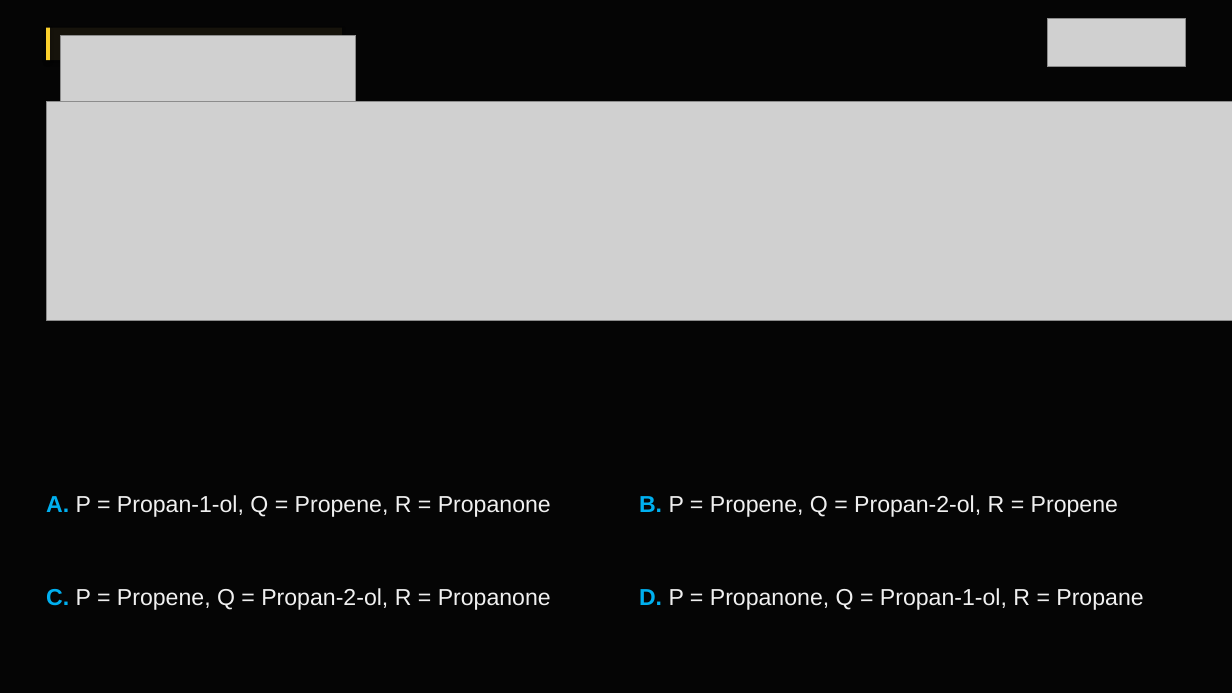
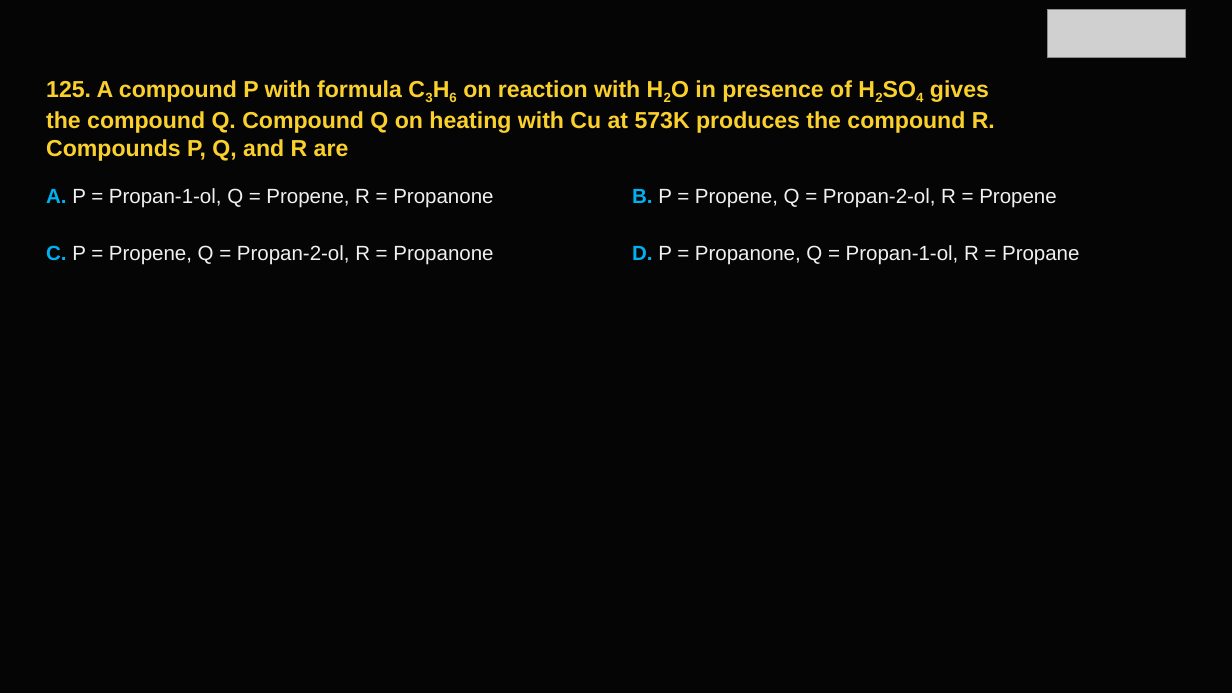
Before and after one commit to lekhan-03/PDFtoSLIDES, a slide deck: slide 127 of data/outputs/chemistry_v4.pptx (slide 132 before the commit). Drawn at 1232x693 pixels with LibreOffice and Linux fonts; fonts in the diff are those of the drawing; grey boxes stand for pictures. Boxes give left, top, right and bottom in pixels: in the first picture for what was removed or moved away, otherwise in the second. Text is boxed around its words. In the diff, an @@ line names an element or a change of style, - is before the commit and + after.

```diff
--- a/data/outputs/chemistry_v4.pptx
+++ b/data/outputs/chemistry_v4.pptx
@@ rectangle removed at [46, 28, 342, 60] @@
@@ rectangle removed at [46, 28, 50, 60] @@
@@ picture: place and size @@
-picture at [1047, 18, 1186, 67]
+picture at [1047, 9, 1186, 57]
@@ picture removed at [60, 35, 356, 110] @@
@@ text added at [46, 80, 995, 161], 18 pt, text #FAD02C, bold @@
+125. A compound P with formula C3H6 on reaction with H2O in presence of H2SO4 gives
+the compound Q. Compound Q on heating with Cu at 573K produces the compound R.
+Compounds P, Q, and R are
@@ picture removed at [46, 102, 1232, 321] @@
@@ text "A. P = Propan-1-ol, Q ...": place and size @@
-text "A. P = Propan-1-ol, Q ..." at [46, 495, 551, 517]
+text "A. P = Propan-1-ol, Q ..." at [46, 188, 493, 208]
@@ text "B. P = Propene, Q ...": place and size @@
-text "B. P = Propene, Q ..." at [639, 495, 1118, 517]
+text "B. P = Propene, Q ..." at [632, 188, 1056, 208]
@@ text "C. P = Propene, Q ...": place and size @@
-text "C. P = Propene, Q ..." at [46, 588, 551, 610]
+text "C. P = Propene, Q ..." at [46, 245, 493, 265]
@@ size 18 to 16 pt in 4 elements at [46, 188, 493, 208], [632, 188, 1056, 208], [46, 245, 493, 265], [632, 245, 1079, 265] @@
@@ text "D. P = Propanone, Q ...": place and size @@
-text "D. P = Propanone, Q ..." at [639, 588, 1143, 610]
+text "D. P = Propanone, Q ..." at [632, 245, 1079, 265]
```
Also in this commit, not shown: 165 other slides changed, 40 slides added, 38 slides removed, 13 other files.
